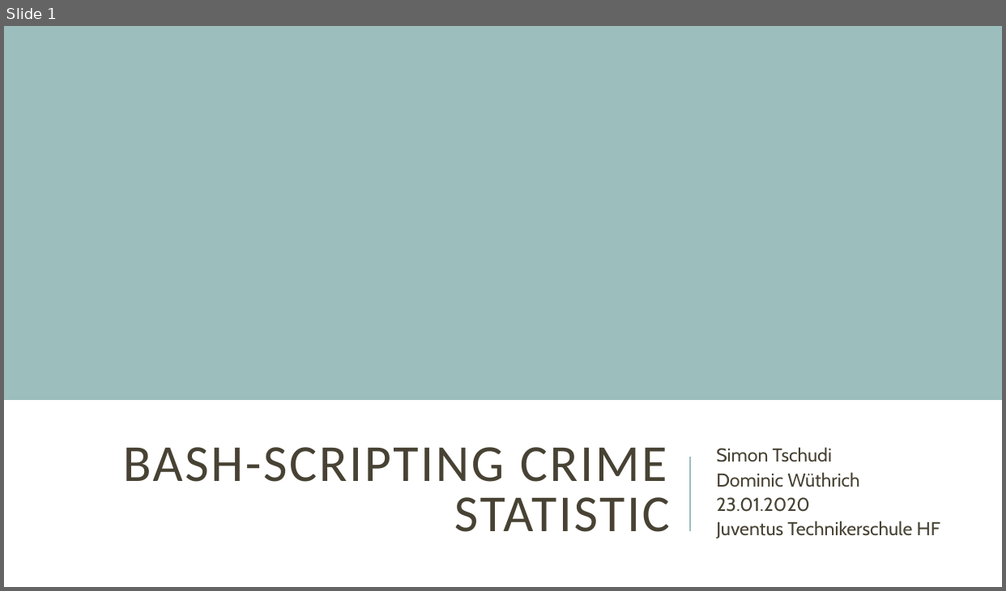
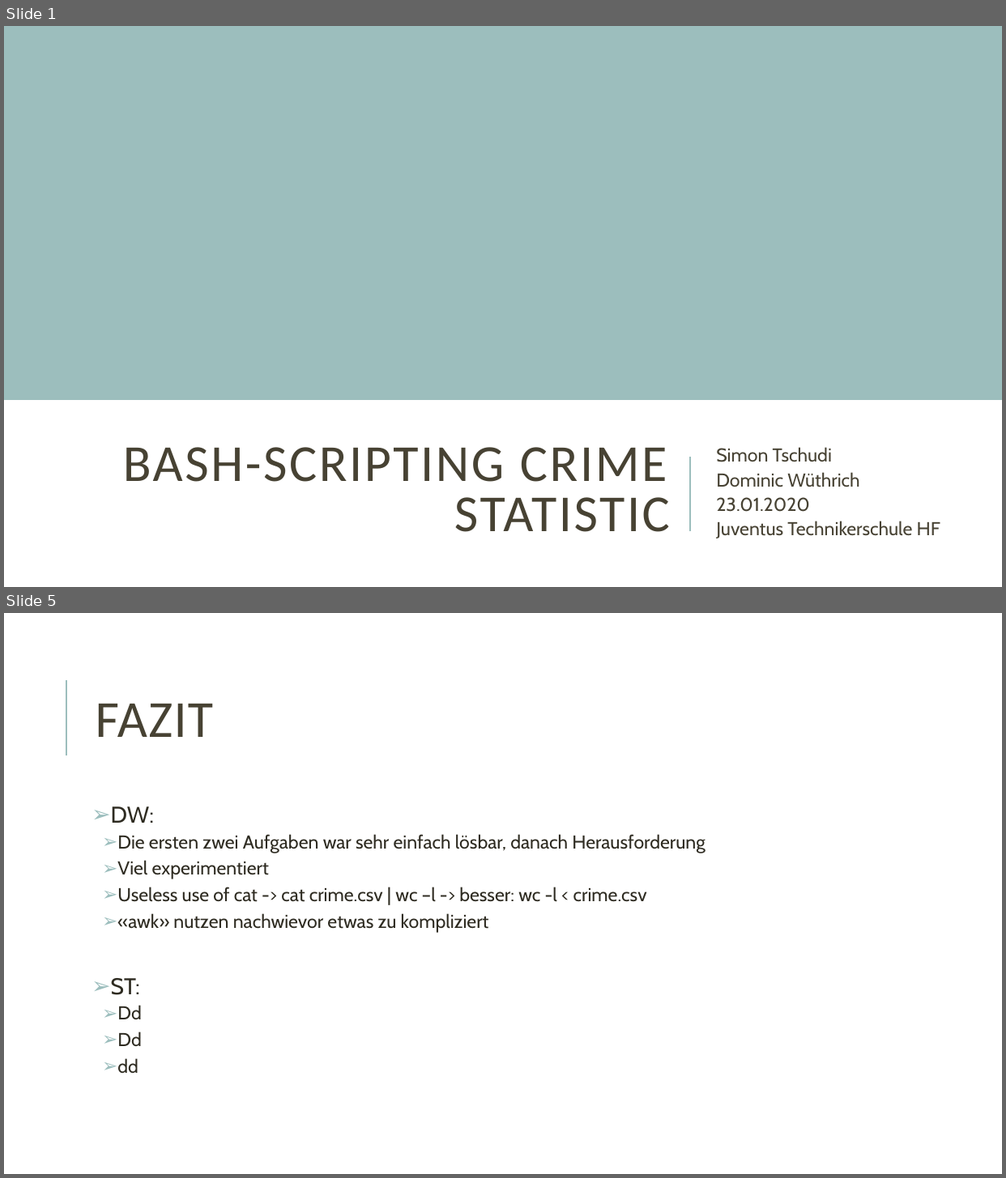
Before and after one commit to xXx-DoMoDo-xXx/bashscripting_crime, a slide deck: Bash-scripting-crime-statistic.pptx. Shown one above the other, each under a label of ours: slide 1 before the commit, slides 1 and 5 after it; the slides between them are not shown. The pictures are 1006x591 and 1006x1178 pixels, drawn with LibreOffice and Linux fonts; fonts in the diff are those of the drawing. Boxes give left, top, right and bottom in pixels: in the first picture for what was removed or moved away, otherwise in the second. Text is boxed around its words. In the diff, an @@ line names an element or a change of style, - is before the commit and + after.

Commit message:
update ppt

```diff
--- a/Bash-scripting-crime-statistic.pptx
+++ b/Bash-scripting-crime-statistic.pptx
@@ slide 5 added at <box>4,613,1002,1174</box>, background #FFFFFF @@
@@ line added from (66, 756) to (66, 680), #9CBEBD 1.5 pt @@
@@ title added at <box>96,704,213,737</box>, 50 pt, text #474233 @@
+FAZIT
@@ text added at <box>111,807,705,1073</box>, 18 pt, text #2E2B21 @@
+➢ DW:
+  ➢ Die ersten zwei Aufgaben war sehr einfach lösbar, danach Herausforderung
+  ➢ Viel experimentiert
+  ➢ Useless use of cat -> cat crime.csv | wc –l -> besser: wc -l < crime.csv
+  ➢ «awk» nutzen nachwievor etwas zu kompliziert
+➢ ST:
+  ➢ Dd
+  ➢ Dd
+  ➢ dd
```
Also in this commit, not shown: 1 slide changed, 2 other slides added, 1 slide removed.
